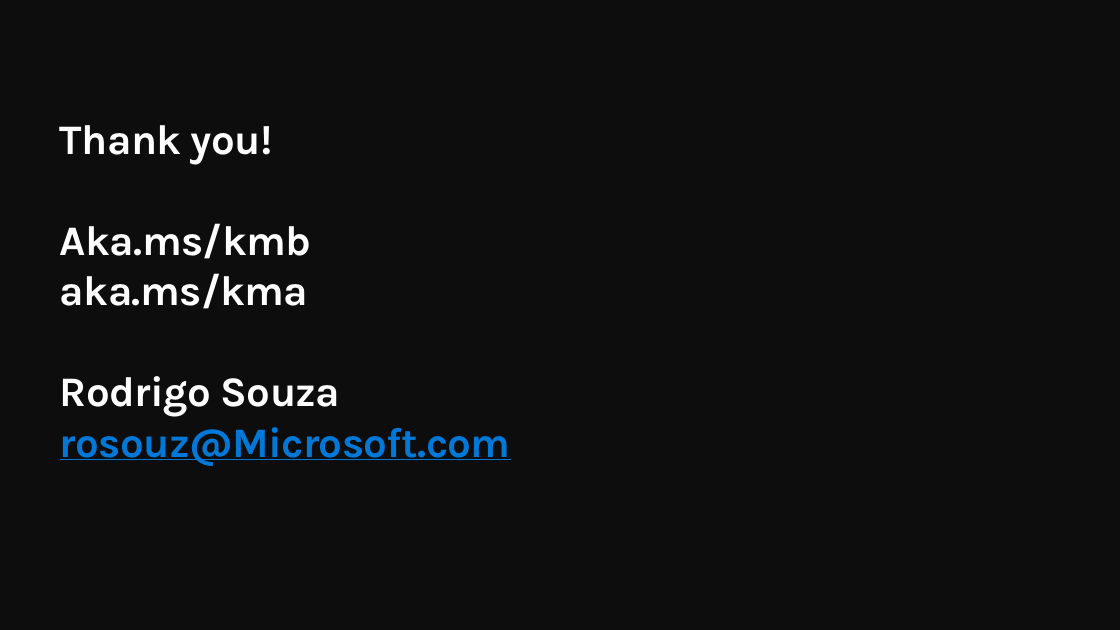
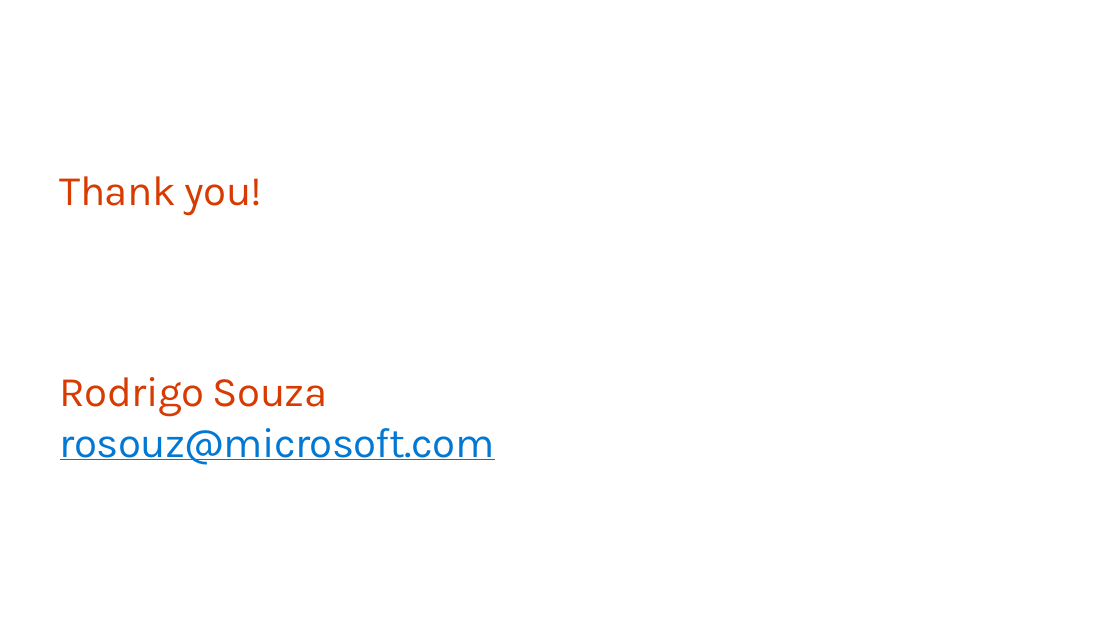
Before and after one commit to QuirkyDataScientist1978/Build-a-knowledge-mining-solution-using-Azure-AI, a slide deck: slide 18 of resources/slides/Opening.pptx (slide 16 before the commit). Drawn at 1120x630 pixels with LibreOffice and Linux fonts; fonts in the diff are those of the drawing; background and template pictures are left out. Boxes give left, top, right and bottom in pixels: in the first picture for what was removed or moved away, otherwise in the second. Text is boxed around its words. In the diff, an @@ line names an element or a change of style, - is before the commit and + after.

```diff
--- a/resources/slides/Opening.pptx
+++ b/resources/slides/Opening.pptx
@@ background #0D0D0D to #FFFFFF @@
@@ title at bbox=[60, 176, 495, 465]: text changed; text colour #FFFFFF to #D83B01; bold off @@
-Thank you!
-Aka.ms/kmb
-aka.ms/kma
-Rodrigo Souza
-rosouz@Microsoft.com
+Thank you!
+Rodrigo Souza
+rosouz@microsoft.com
```
Also in this commit, not shown: 13 other slides changed, 4 slides added, 2 slides removed.
